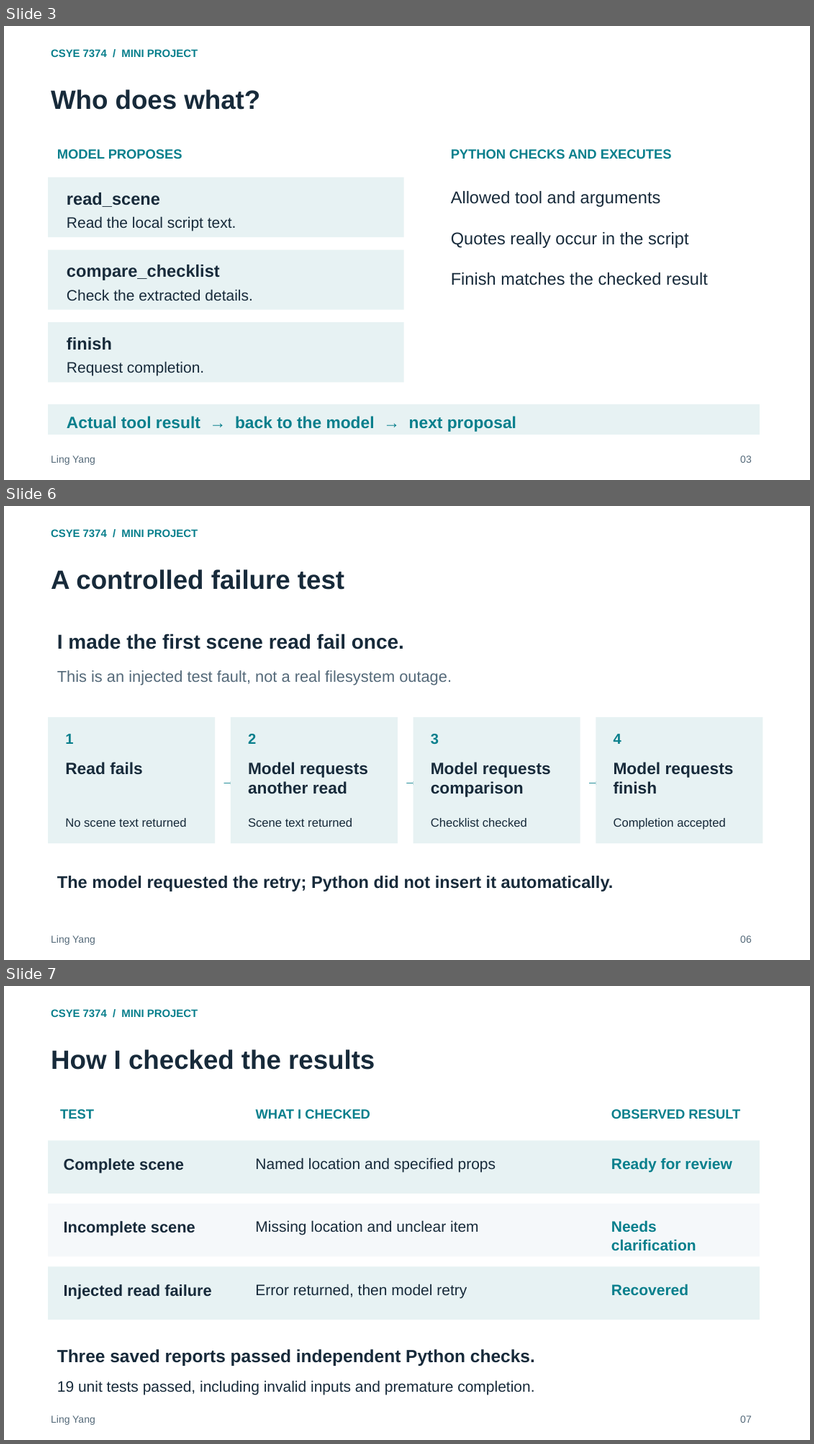
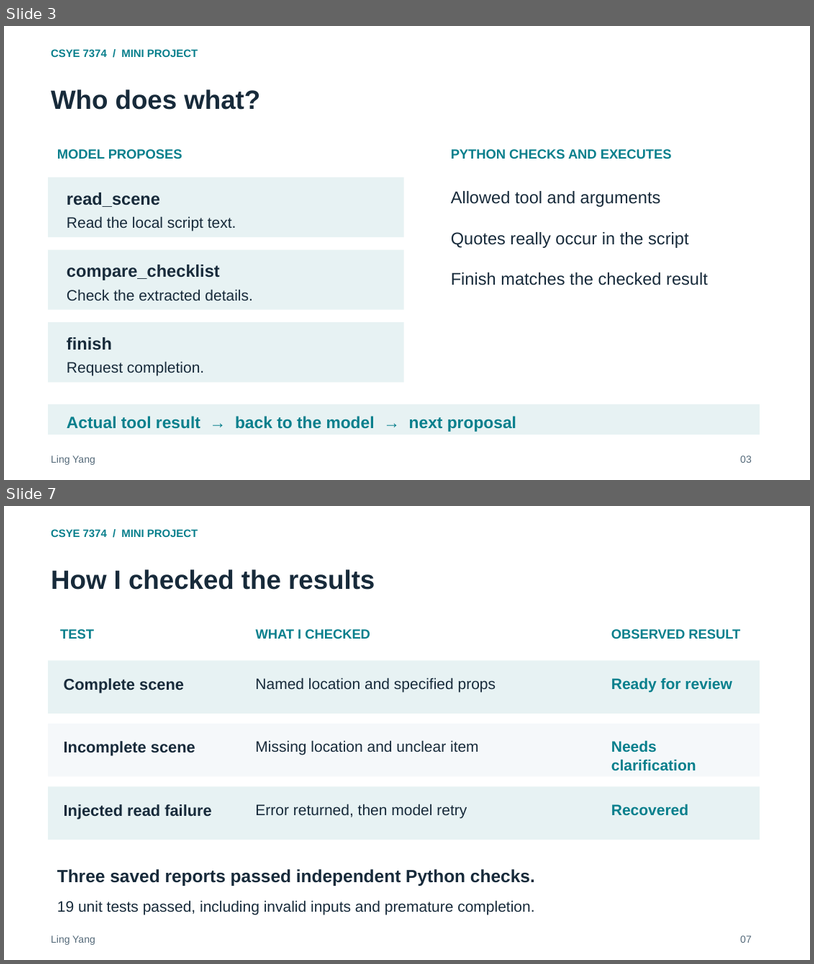
Before and after one commit to ling0021/script-production-checklist-agent, a slide deck: deliverables/Project_Presentation.pptx. Shown one above the other, each under a label of ours: slides 3, 6 and 7 before the commit, slides 3 and 7 after it; the slides between them are not shown. The pictures are 814x1444 and 814x964 pixels, drawn with LibreOffice and Linux fonts; fonts in the diff are those of the drawing. Boxes give left, top, right and bottom in pixels: in the first picture for what was removed or moved away, otherwise in the second. Text is boxed around its words. In the diff, an @@ line names an element or a change of style, - is before the commit and + after.

```diff
--- a/deliverables/Project_Presentation.pptx
+++ b/deliverables/Project_Presentation.pptx
@@ slide 6 removed at (4,506,810,960), background #FFFFFF @@
@@ text removed at (51,529,198,537) @@
-CSYE 7374 / MINI PROJECT
@@ text removed at (51,569,345,590) @@
-A controlled failure test
@@ text removed at (57,633,404,649) @@
-I made the first scene read fail once.
@@ text removed at (57,670,452,685) @@
-This is an injected test fault, not a real filesystem outage.
@@ rectangle removed at (48,717,215,843) @@
@@ rectangle removed at (231,717,398,843) @@
@@ rectangle removed at (414,717,581,843) @@
@@ rectangle removed at (597,717,763,843) @@
@@ text removed at (65,734,73,744) @@
-1
@@ text removed at (248,734,256,744) @@
-2
@@ text removed at (431,734,439,744) @@
-3
@@ text removed at (614,734,622,744) @@
-4
@@ text removed at (65,762,143,775) @@
-Read fails
@@ text removed at (248,762,368,794) @@
-Model requests
-another read
@@ text removed at (431,762,551,797) @@
-Model requests
-comparison
@@ text removed at (614,762,734,794) @@
-Model requests
-finish
@@ text removed at (215,767,231,795) @@
-→
@@ text removed at (398,767,414,795) @@
-→
@@ text removed at (581,767,597,795) @@
-→
@@ text removed at (65,818,187,826) @@
-No scene text returned
@@ text removed at (248,818,352,826) @@
-Scene text returned
@@ text removed at (431,818,527,826) @@
-Checklist checked
@@ text removed at (614,818,726,829) @@
-Completion accepted
@@ text removed at (57,875,614,891) @@
-The model requested the retry; Python did not insert it automatically.
@@ text removed at (51,935,95,944) @@
-Ling Yang
@@ text removed at (741,935,752,942) @@
-06
```
Also in this commit, not shown: 2 slides changed, 1 slide added, 1 other file.
